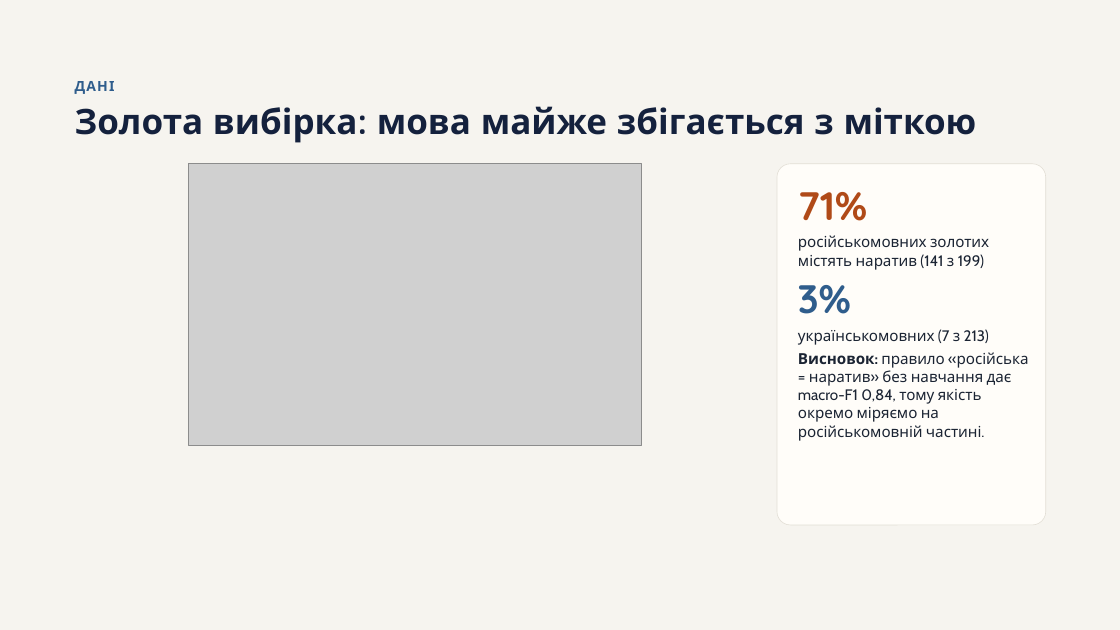
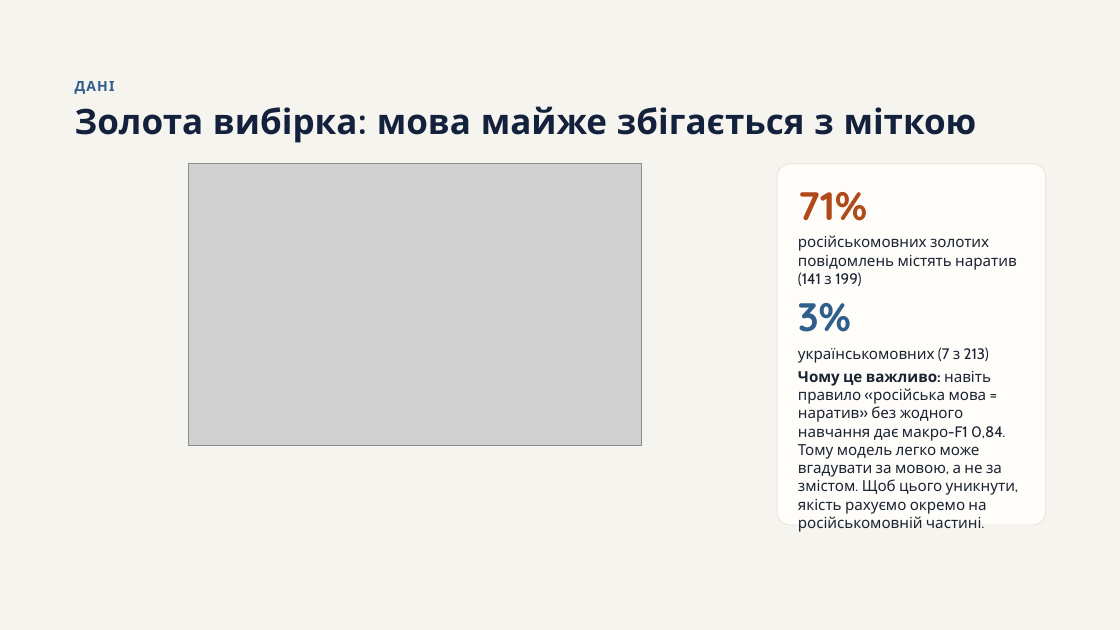
Before and after one commit to Obizonko/Dyplom2026, a slide deck: slide 10 of reports/Prezentatsiia_etap2.pptx. Drawn at 1120x630 pixels with LibreOffice and Linux fonts; fonts in the diff are those of the drawing; grey boxes stand for pictures. Boxes give left, top, right and bottom in pixels: in the first picture for what was removed or moved away, otherwise in the second. Text is boxed around its words. In the diff, an @@ line names an element or a change of style, - is before the commit and + after.

```diff
--- a/reports/Prezentatsiia_etap2.pptx
+++ b/reports/Prezentatsiia_etap2.pptx
@@ text at box(798, 235, 1017, 286): text changed @@
-російськомовних золотих містять наратив (141 з 199)
+російськомовних золотих повідомлень містять наратив (141 з 199)
@@ text at box(798, 371, 1015, 528): text changed @@
-Висновок: правило «російська = наратив» без навчання дає macro-F1 0,84, тому якість окремо міряємо на російськомовній частині.
+Чому це важливо: навіть правило «російська мова = наратив» без жодного навчання дає макро-F1 0,84. Тому модель легко може вгадувати за мовою, а не за змістом. Щоб цього уникнути, якість рахуємо окремо на російськомовній частині.
```
Also in this commit, not shown: 10 other slides changed, 3 other files.
